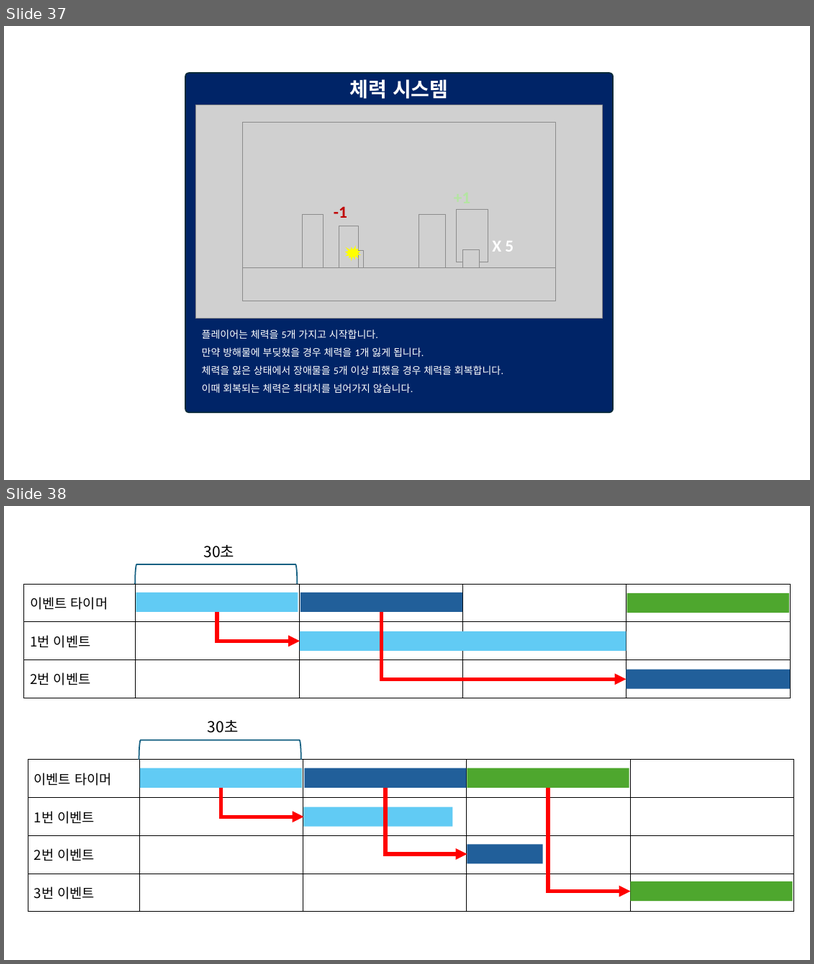
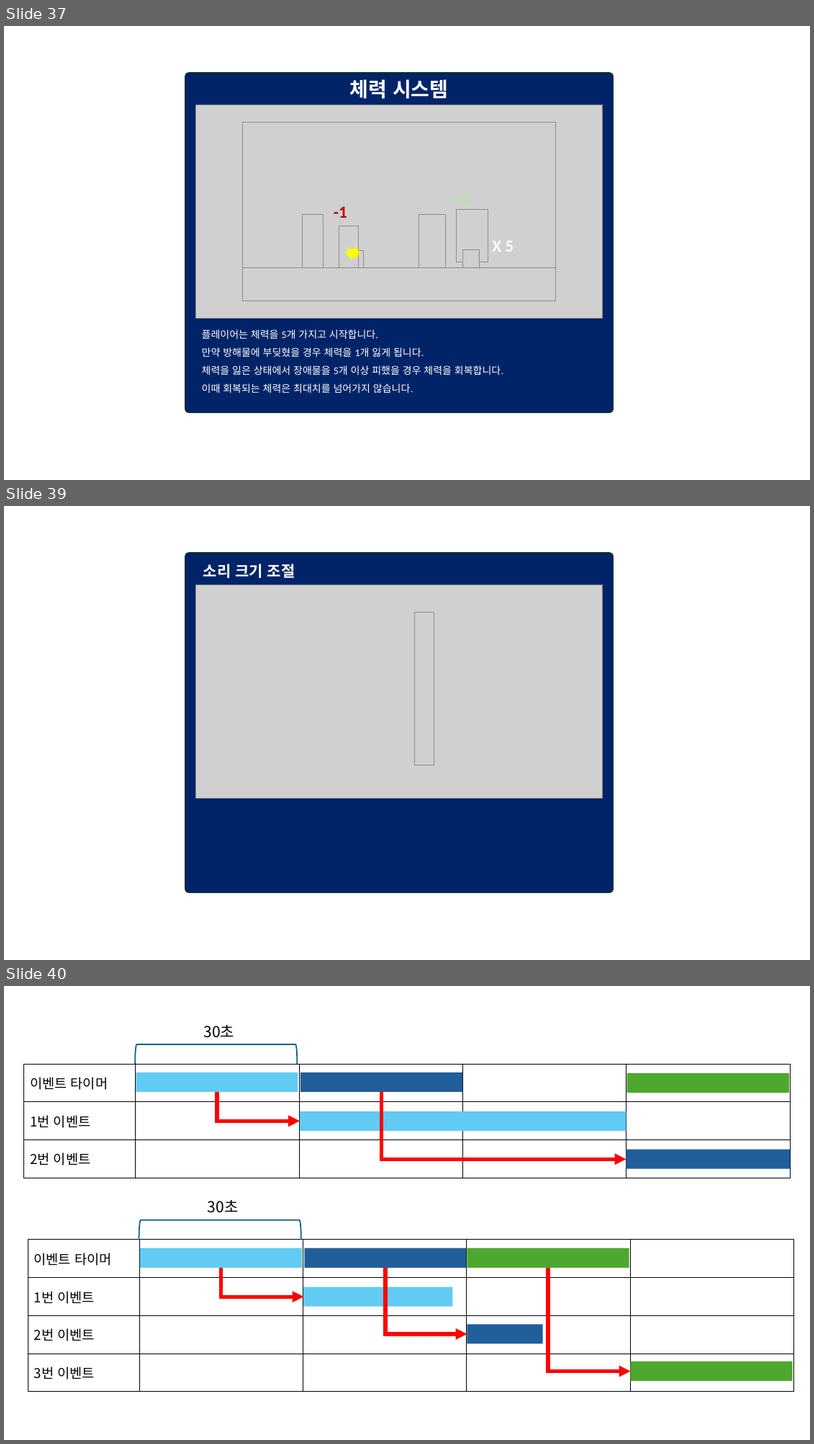
Before and after one commit to weariness00/Mandle_10Minute_Game, a slide deck: document/UI.pptx. Shown one above the other, each under a label of ours: slides 37 and 38 before the commit, slides 37, 39 and 40 after it; the slides between them are not shown. The pictures are 814x964 and 814x1444 pixels, drawn with LibreOffice and Linux fonts; fonts in the diff are those of the drawing; grey boxes stand for pictures; background and template pictures are left out. Boxes give left, top, right and bottom in pixels: in the first picture for what was removed or moved away, otherwise in the second. Text is boxed around its words. In the diff, an @@ line names an element or a change of style, - is before the commit and + after.

```diff
--- a/document/UI.pptx
+++ b/document/UI.pptx
@@ slide 39 added at (4,506,810,960), background #FFFFFF @@
@@ rounded rectangle added at (185,554,613,893), fill #002467, outline #092A39 1.5 pt @@
@@ text added at (203,564,296,578), 18 pt, text #FFFFFF, bold @@
+소리 크기 조절
@@ picture added at (196,584,603,798) @@
@@ picture added at (415,612,434,765) @@
@@ what was slide 38 is now slide 40 @@
```
Also in this commit, not shown: 1 other slide added, 2 other files.
